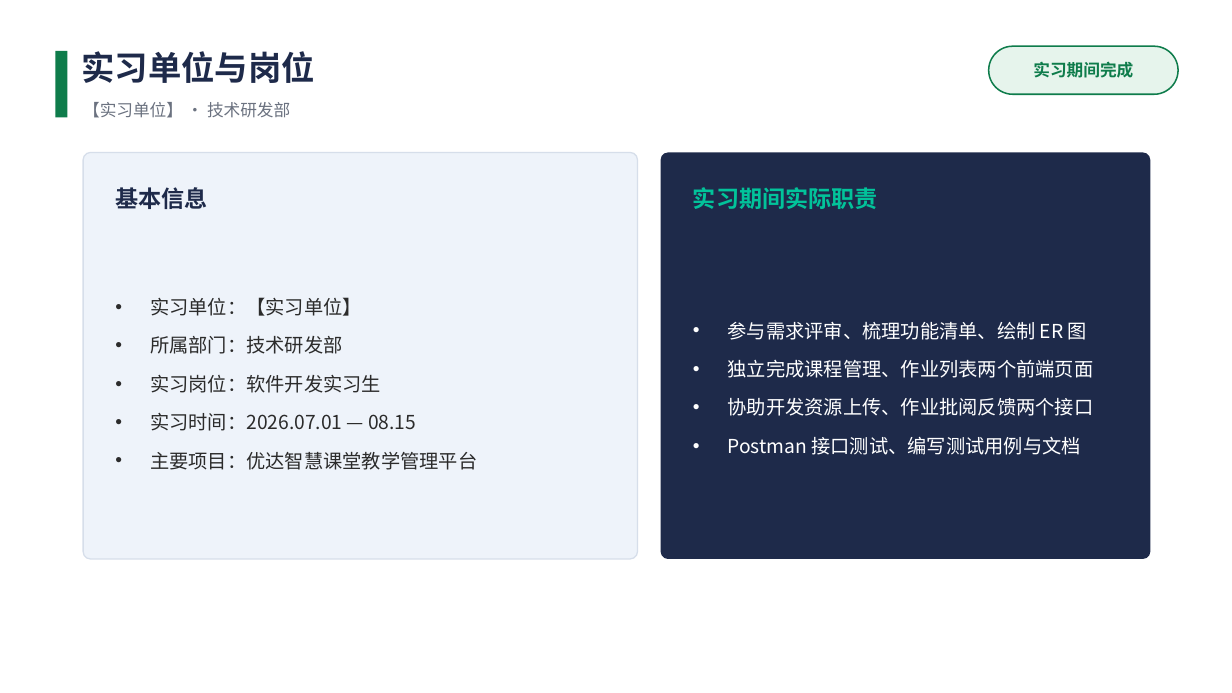
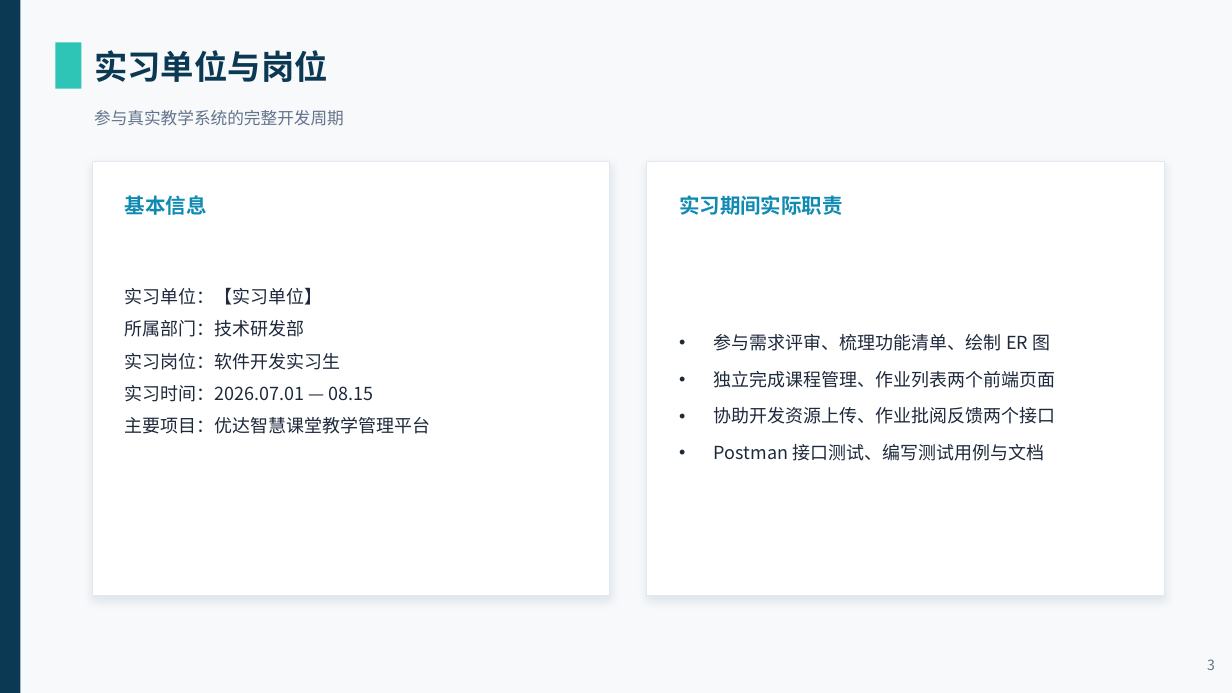
Before and after one commit to CloudGiaohaooo/smart-classroom, a slide deck: slide 3 of 答辩材料/答辩PPT-实习与拓展划分版.pptx. Drawn at 1232x693 pixels with LibreOffice and Linux fonts; fonts in the diff are those of the drawing. Boxes give left, top, right and bottom in pixels: in the first picture for what was removed or moved away, otherwise in the second. Text is boxed around its words. In the diff, an @@ line names an element or a change of style, - is before the commit and + after.

Commit message:
feat: traceId链路追踪 + 研究味文档(决策/评估/局限/问题) + 重做答辩PPT
按导师+HR双视角评审补齐：可观测性、主张—证据、诚实边界、设计决策。

- 后端：TraceIdFilter + logback 模板 + 2 个单测；SecurityConfig 暴露 X-Trace-Id
- 新增 docs/DESIGN_DECISIONS / EVALUATION / LIMITATIONS / PROBLEM
- README 顶部重写：30 秒电梯陈述 + 量化结果 + 闭环故事线 + 文档索引
- 重做两份答辩 PPT（吸收量化结果 / 技术决策 / 评估局限 / 三个工程尝试）
- 答辩话术 4 份同步更新（含 traceId 与设计决策问答）

mvn test 61 全绿（含 2 个 traceId 单测，Testcontainers 无 Docker 自动跳过 2）

```diff
--- a/答辩材料/答辩PPT-实习与拓展划分版.pptx
+++ b/答辩材料/答辩PPT-实习与拓展划分版.pptx
@@ background #FFFFFF to #F7F9FB @@
@@ rectangle added at [0, 0, 20, 693], fill #0B3954 @@
@@ rectangle: place and size @@
-rectangle at [55, 51, 67, 117]
+rectangle at [55, 43, 81, 89]
@@ rectangle at [55, 43, 81, 89]: fill #0E7C4B to #2EC4B6 @@
@@ text "实习单位与岗位": place and size @@
-text "实习单位与岗位" at [81, 51, 315, 83]
+text "实习单位与岗位" at [94, 50, 328, 82]
@@ text "实习单位与岗位" at [94, 50, 328, 82]: text colour #1E2A4A to #0B3954 @@
@@ rounded rectangle removed at [989, 46, 1178, 94] @@
@@ text removed at [1033, 62, 1133, 78] @@
-实习期间完成
@@ text removed at [83, 102, 290, 118] @@
-【实习单位】 · 技术研发部
@@ text added at [94, 110, 344, 126], 13 pt, text #64748B @@
+参与真实教学系统的完整开发周期
@@ rectangle: place and size @@
-rectangle at [83, 152, 638, 559]
+rectangle at [92, 162, 610, 596]
@@ rectangle at [92, 162, 610, 596]: rounded rectangle to rectangle; fill #EEF3FA to #FFFFFF; outline #D6DEEA 1 pt to #E2E8F0 1 pt; shadow on @@
@@ rectangle: place and size @@
-rectangle at [661, 152, 1151, 559]
+rectangle at [647, 162, 1165, 596]
@@ rectangle at [647, 162, 1165, 596]: rounded rectangle to rectangle; fill #1E2A4A to #FFFFFF; outline none to #E2E8F0 1 pt; shadow on @@
@@ text "基本信息": place and size @@
-text "基本信息" at [115, 187, 207, 209]
+text "基本信息" at [125, 195, 207, 215]
@@ text "基本信息" at [125, 195, 207, 215]: size 18 to 16 pt, text colour #1E2A4A to #118AB2 @@
@@ text "实习期间实际职责": place and size @@
-text "实习期间实际职责" at [693, 187, 878, 209]
+text "实习期间实际职责" at [679, 195, 843, 215]
@@ text "实习期间实际职责" at [679, 195, 843, 215]: size 18 to 16 pt, text colour #02C39A to #118AB2 @@
@@ text "实习单位：【实习单位】": place and size @@
-text "实习单位：【实习单位】" at [150, 297, 477, 470]
+text "实习单位：【实习单位】" at [125, 287, 431, 434]
@@ text "实习单位：【实习单位】" at [125, 287, 431, 434]: size 15 to 14 pt, text colour #2B2B2B to #1E293B; bullet • to none; line spacing 1 to 1.5; less space between paragraphs @@
@@ text "参与需求评审、梳理功能清单、绘制 ER 图": place and size @@
-text "参与需求评审、梳理功能清单、绘制 ER 图" at [728, 322, 1094, 455]
+text "参与需求评审、梳理功能清单、绘制 ER 图" at [714, 334, 1056, 461]
@@ text "参与需求评审、梳理功能清单、绘制 ER 图" at [714, 334, 1056, 461]: size 15 to 14 pt, text colour #FFFFFF to #1E293B @@
@@ text added at [1207, 659, 1215, 670], 11 pt, text #64748B @@
+3
```
Also in this commit, not shown: 9 other slides changed, 5 slides added, 3 slides removed, 17 other files.
